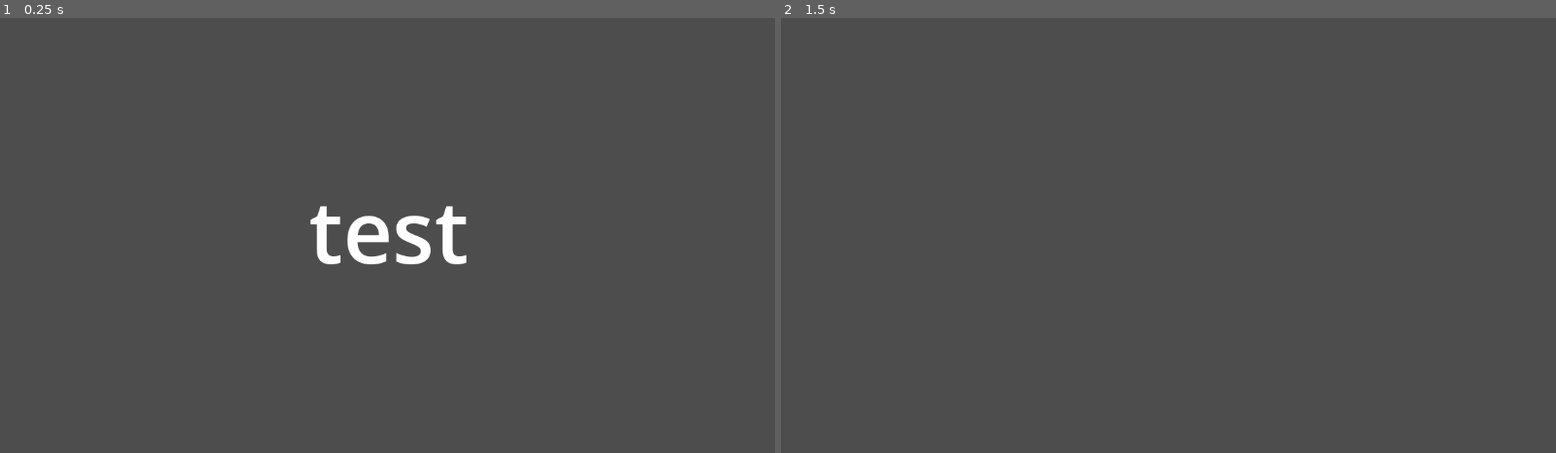
Above: before the commit, frames 1-2 (left to right).
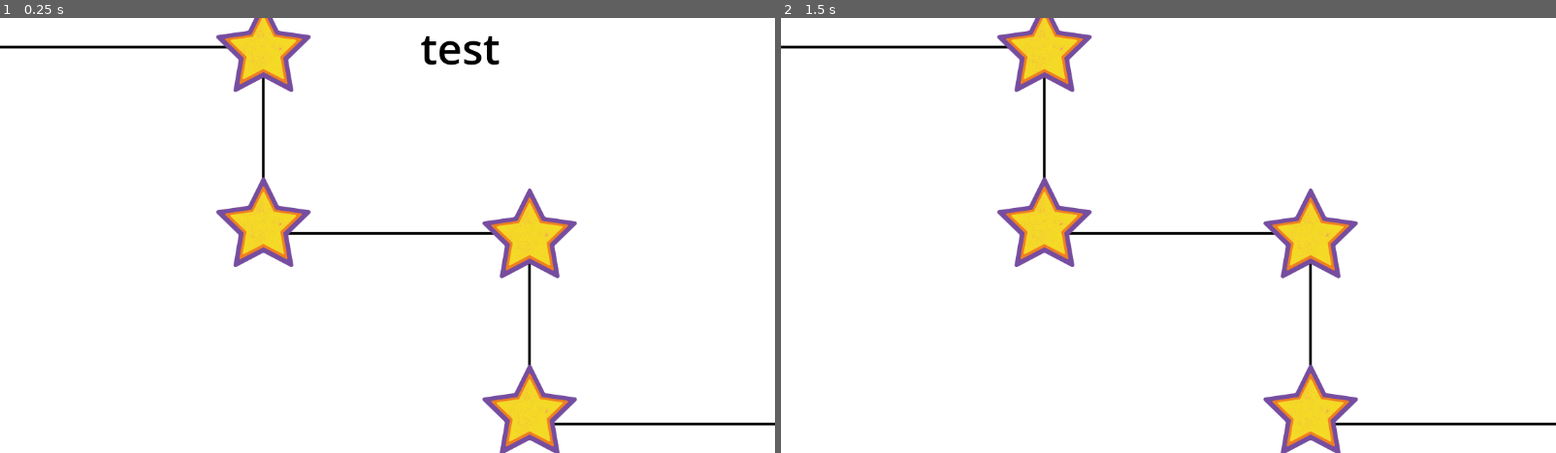
Above: after the commit, the same moments.

Repository: Nils1024/campfire-flagship
Game: Godot game, scene res://test.tscn
The game is run twice, just before and just after one commit, with the same random seed, the same clock (stepped at 60 frames per second) and the same inputs.
Inputs:
- Up to frame 1 (0.25 s): no input
- Up to frame 2 (1.5 s): tap Enter at 0.5, 0.6 s; tap Keypad Enter at 0.8, 1.35 s; tap Space at 1.25 s

The runs differ from the first frame. In frame 1, 99% of the frame differs, in the area x 0-100%, y 0-100%; in frame 2, 100%.

Commit message:
Base Logic
and by base, i mean really really basic

Diff:
--- a/Scripts/barcode.gd
+++ b/Scripts/barcode.gd
@@ -1,4 +1,6 @@
 extends Node
+var code1 : String = "889392021394"
+var code2: String = "992-00014-SIF"
 
 var barcode_buffer: String = ""
 
@@ -18,6 +20,12 @@
 				barcode_buffer += ch
 
 func on_barcode_scanned(barcode: String) -> void:
+	if barcode == code1:
+		$"test-folder/1".color = "Black"
+	elif barcode == code2:
+
+		$"test-folder/2".color = "Black"
+
 	$Label.text = barcode
 	print("Scanned barcode: ", barcode)
 	# Do whatever you want with the barcode here
--- a/project.godot
+++ b/project.godot
@@ -13,7 +13,7 @@
 config/name="flagship-game-at-flagship"
 run/main_scene="uid://bdvuxog8j47gp"
 config/features=PackedStringArray("4.6", "GL Compatibility")
-config/icon="res://icon.svg"
+config/icon="res://Assets/icon.svg"
 
 [input]
 
--- a/test.tscn
+++ b/test.tscn
@@ -1,14 +1,35 @@
 [gd_scene format=3 uid="uid://bdvuxog8j47gp"]
 
 [ext_resource type="Script" uid="uid://bxby0lylr2xnb" path="res://Scripts/barcode.gd" id="1_37kl0"]
+[ext_resource type="Texture2D" uid="uid://och4ee50rvt" path="res://Assets/demo-dont-use-in-final.png" id="2_8uh7m"]
 
 [node name="Test" type="Node2D" unique_id=1474481475]
 script = ExtResource("1_37kl0")
 
+[node name="TextureRect" type="TextureRect" parent="." unique_id=2108762081]
+offset_right = 40.0
+offset_bottom = 40.0
+texture = ExtResource("2_8uh7m")
+
 [node name="Label" type="Label" parent="." unique_id=577376686]
-offset_left = 459.0
-offset_top = 229.0
-offset_right = 696.0
-offset_bottom = 404.0
-theme_override_font_sizes/font_size = 128
+offset_left = 625.0
+offset_right = 1157.0
+offset_bottom = 100.0
+theme_override_colors/font_color = Color(0, 0, 0, 1)
+theme_override_font_sizes/font_size = 64
 text = "test"
+
+[node name="test-folder" type="Node2D" parent="." unique_id=1503814230]
+
+[node name="1" type="ColorRect" parent="test-folder" unique_id=343753666]
+offset_left = 316.0
+offset_right = 472.0
+offset_bottom = 120.0
+color = Color(1, 1, 1, 0)
+
+[node name="2" type="ColorRect" parent="test-folder" unique_id=1452808256]
+offset_left = 313.0
+offset_top = 249.0
+offset_right = 469.0
+offset_bottom = 369.0
+color = Color(1, 1, 1, 0)
Binary file added: Assets/demo-dont-use-in-final.png
Not shown, changed: Assets/demo-dont-use-in-final.png.import
Renamed: icon.svg -> Assets/icon.svg
Not shown, added: Assets/icon.svg.import
